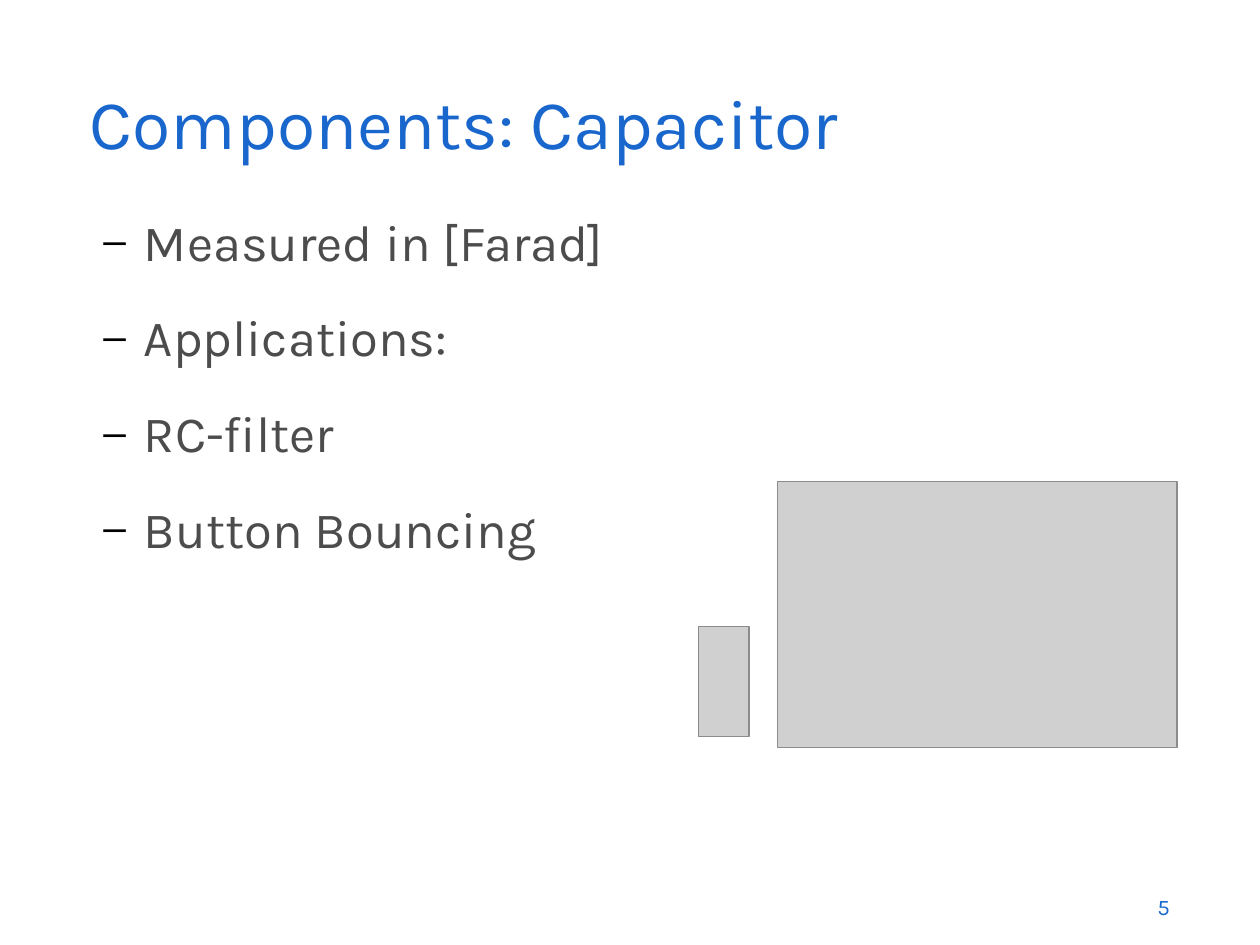
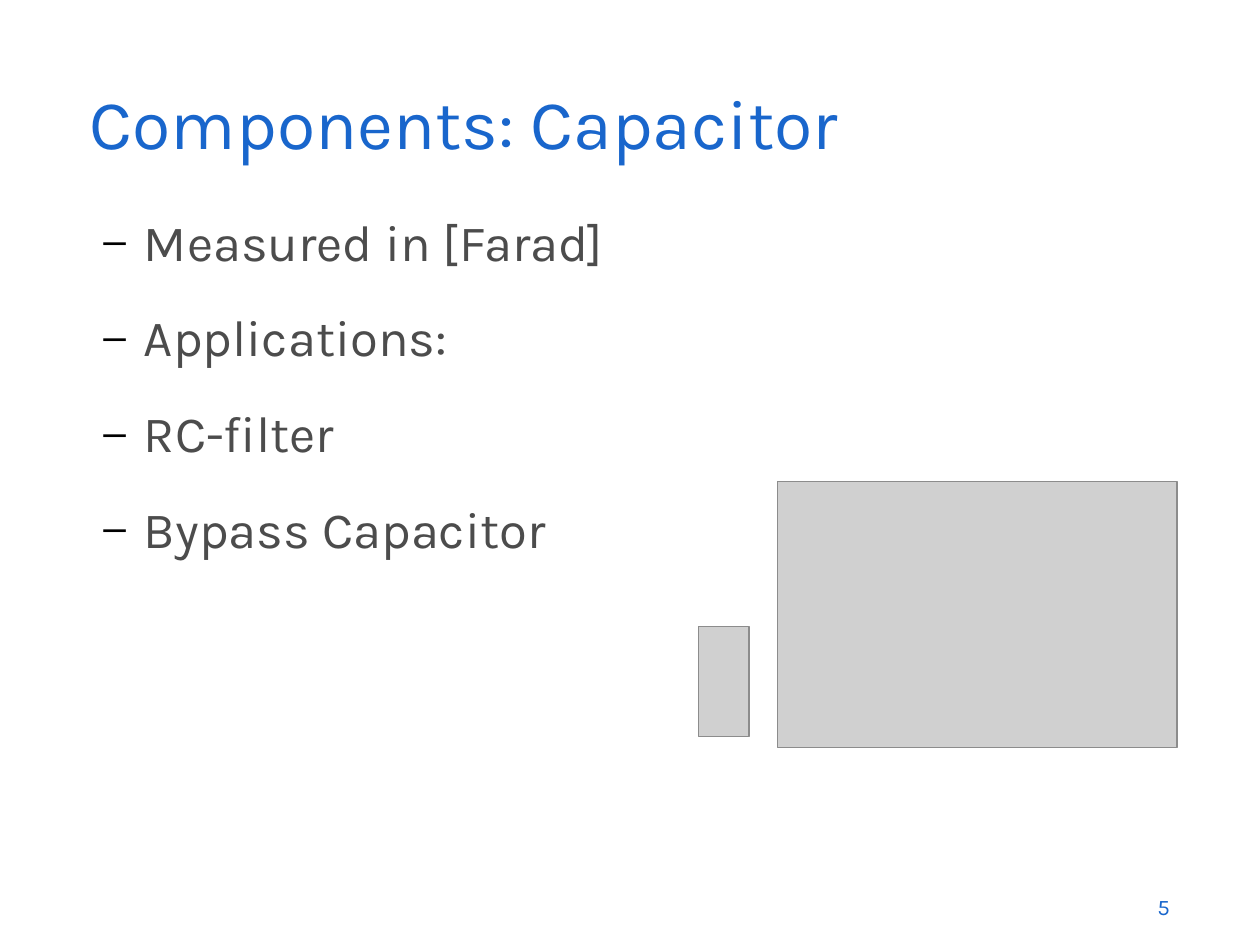
Before and after one commit to exclude-stm32course/Project-1, a slide deck: slide 5 of Docs/newest2.odp. Drawn at 1260x945 pixels with LibreOffice and Linux fonts; fonts in the diff are those of the drawing; grey boxes stand for pictures; background and template pictures are left out. Boxes give left, top, right and bottom in pixels: in the first picture for what was removed or moved away, otherwise in the second. Text is boxed around its words. In the diff, an @@ line names an element or a change of style, - is before the commit and + after.

```diff
--- a/Docs/newest2.odp
+++ b/Docs/newest2.odp
@@ text at [144, 513, 545, 560]: text changed @@
-– Button Bouncing
+– Bypass Capacitor
```
Also in this commit, not shown: 2 other slides changed.
